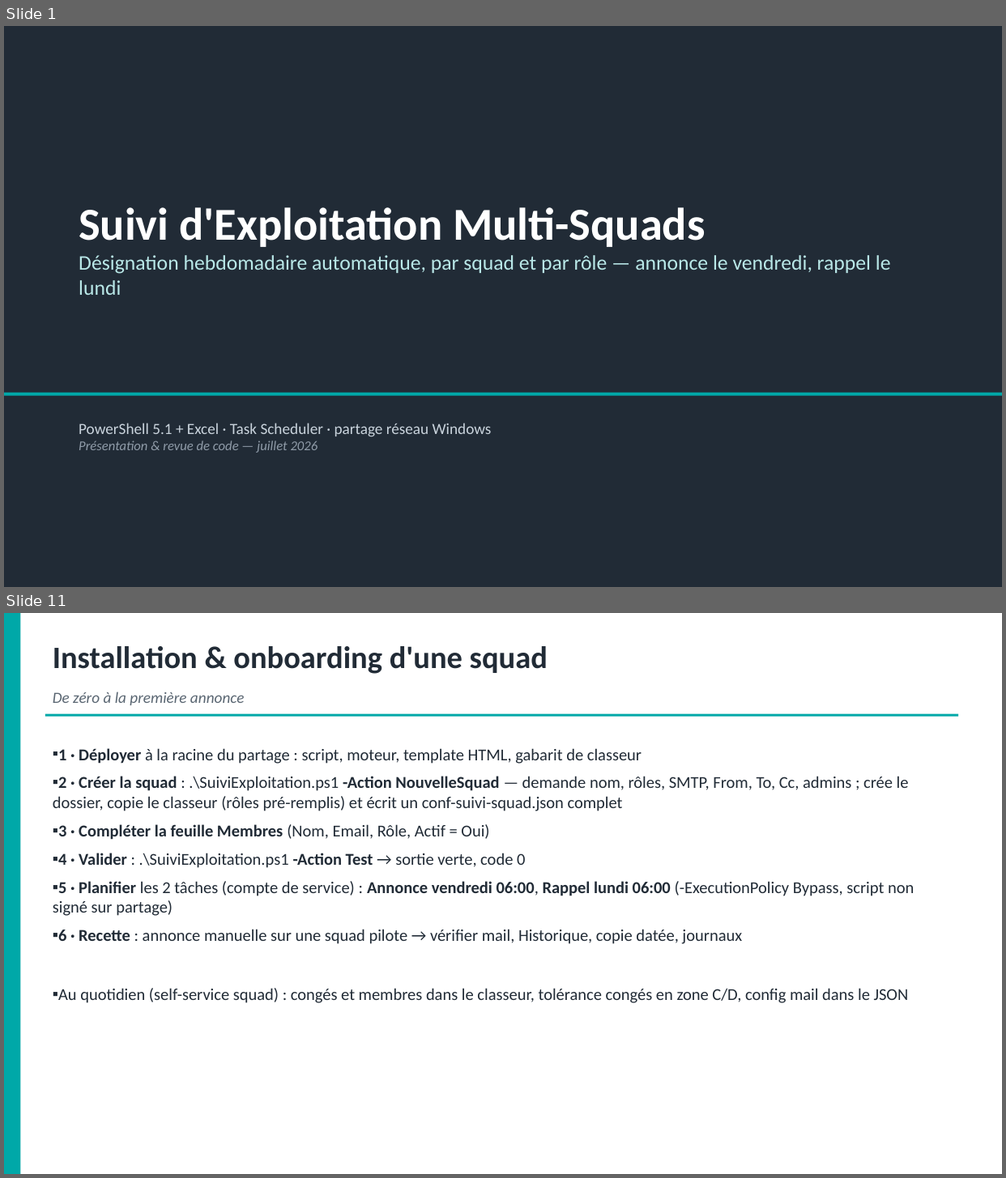
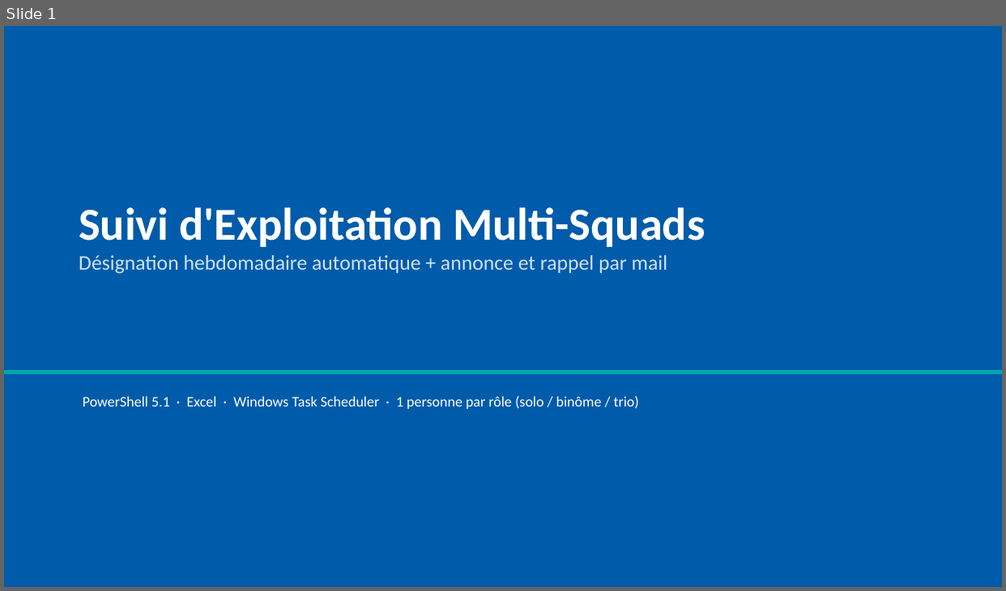
Before and after one commit to lucasyessad/mon_env, a slide deck: docs/Presentation-Suivi-Exploitation.pptx. Shown one above the other, each under a label of ours: slides 1 and 11 before the commit, slide 1 after it; the slides between them are not shown. The pictures are 1006x1178 and 1006x591 pixels, drawn with LibreOffice and Linux fonts; fonts in the diff are those of the drawing. Boxes give left, top, right and bottom in pixels: in the first picture for what was removed or moved away, otherwise in the second. Text is boxed around its words. In the diff, an @@ line names an element or a change of style, - is before the commit and + after.

```diff
--- a/docs/Presentation-Suivi-Exploitation.pptx
+++ b/docs/Presentation-Suivi-Exploitation.pptx
@@ slide 11 removed at bbox=[4, 613, 1002, 1174], background #FFFFFF @@
@@ rectangle removed at bbox=[4, 613, 20, 1174] @@
@@ text removed at bbox=[53, 646, 548, 674] @@
-Installation & onboarding d'une squad
@@ text removed at bbox=[53, 692, 244, 705] @@
-De zéro à la première annonce
@@ rectangle removed at bbox=[45, 714, 958, 717] @@
@@ text removed at bbox=[53, 748, 914, 1003] @@
-▪ 1 · Déployer à la racine du partage : script, moteur, template HTML, gabarit de classeur
-▪ 2 · Créer la squad : .\SuiviExploitation.ps1 -Action NouvelleSquad — demande nom, rôles, SMTP, From, To, Cc, admins ; crée le dossier, copie le classeur (rôles pré-remplis) et écrit un conf-suivi-squad.json complet
-▪ 3 · Compléter la feuille Membres (Nom, Email, Rôle, Actif = Oui)
-▪ 4 · Valider : .\SuiviExploitation.ps1 -Action Test → sortie verte, code 0
-▪ 5 · Planifier les 2 tâches (compte de service) : Annonce vendredi 06:00, Rappel lundi 06:00 (-ExecutionPolicy Bypass, script non signé sur partage)
-▪ 6 · Recette : annonce manuelle sur une squad pilote → vérifier mail, Historique, copie datée, journaux
-▪ Au quotidien (self-service squad) : congés et membres dans le classeur, tolérance congés en zone C/D, config mail dans le JSON
@@ slide 1 changed as well @@
@@ rectangle at bbox=[4, 26, 1002, 587]: fill #212B36 to #005BAA @@
@@ text at bbox=[79, 255, 668, 274]: text changed; text colour #B9E8E8 to #CFE2F3 @@
-Désignation hebdomadaire automatique, par squad et par rôle — annonce le vendredi, rappel le lundi
+Désignation hebdomadaire automatique + annonce et rappel par mail
@@ rectangle: place and size @@
-rectangle at bbox=[4, 393, 1002, 396]
+rectangle at bbox=[4, 370, 1002, 375]
@@ text at bbox=[83, 396, 639, 409]: text changed; size 15 to 14 pt; text colour #C9D3DC to #FFFFFF @@
-PowerShell 5.1 + Excel · Task Scheduler · partage réseau Windows
-Présentation & revue de code — juillet 2026
+PowerShell 5.1 · Excel · Windows Task Scheduler · 1 personne par rôle (solo / binôme / trio)
```
Also in this commit, not shown: 2 other slides changed, 8 slides added, 9 other slides removed, 7 other files.
